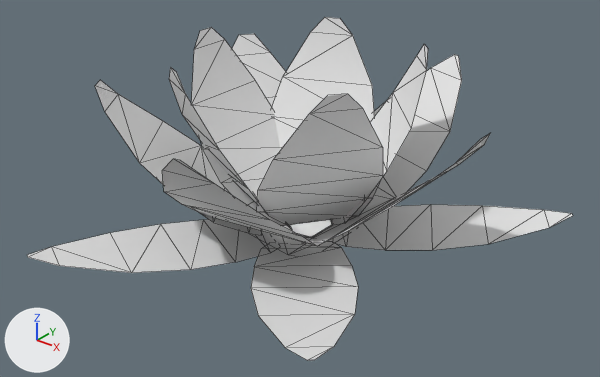
Before and after pictures for a commit that changed the OBJ model astro/3d_models/lily_pad_cluster/flower.obj.
Before and after are seen from a 50 mm lens placed at (3.46, -4.33, 3.0), pointed at (0.05, -0.06, 0.35). Every picture has the same lights, and +X, +Y and +Z are marked at lower left. The older version comes first. Mesh edges are drawn as thin lines. Where no turn or scale is listed for an object, it has been applied to the vertices.

Objects in the first picture: 'Plane.002_Plane.085'.
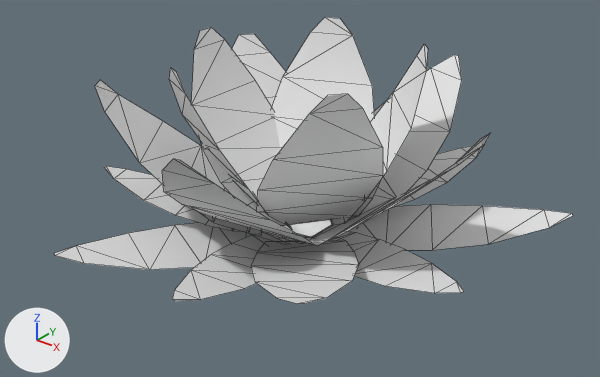
The newer file is also rescaled (x0.146) as a whole; pictures and numbers use the older file's frame.

Boxes (x1, y1, x2, y2) around the edits, measured in the pictures (600 x 377 px; the box of a moved part takes in the faces that stretch with it):
'Plane.002_Plane.085', reshaped (16% shorter)
    before: (27, 17, 573, 360)
    after: (54, 17, 573, 304)
part 1 of me_plane_002_plane_085, added
    after: (391, 145, 484, 208)
part 2 of me_plane_002_plane_085, added
    after: (105, 166, 240, 231)
part 3 of me_plane_002_plane_085, added
    after: (172, 232, 290, 301)
part 4 of me_plane_002_plane_085, added
    after: (334, 231, 463, 293)
part 5 of me_plane_002_plane_085, moved or reshaped
    before: (27, 219, 358, 360)
    after: (54, 223, 359, 304)

The change, as a diff of the scene's bpy script:
```diff
--- a/astro/3d_models/lily_pad_cluster/flower.obj.py
+++ b/astro/3d_models/lily_pad_cluster/flower.obj.py
@@ me_plane_002_plane_085 @@
 # verts and faces of me_plane_002_plane_085; kept vertices keep their numbers, new ones are numbered from 210
-me_plane_002_plane_085.from_pydata(...)  # 210 vertices, 180 faces; spans x -1.78..1.69, y -1.77..1.91, z 0.0..1.38
+me_plane_002_plane_085.from_pydata(...)  # 280 vertices, 240 faces; spans x -1.78..1.69, y -1.63..1.91, z 0.0..1.38
+# me_plane_002_plane_085 part 1: the loose piece of 14 vertices spanning x -0.64..0.19, y 0.19..1.91, z 0.0..0.22 is copied, and the copy is multiplied about its middle by the matrix ((0.593, 0.564, -0.053), (-0.566, 0.589, -0.066), (-0.008, 0.084, 0.816)), then moved by (0.63, -0.2, 0.08); it spans x -0.11..0.74, y 0.2..1.51, z 0.03..0.35
+# me_plane_002_plane_085 part 2: the loose piece of 14 vertices spanning x -0.92..0.1, y -1.77..-0.13, z 0.0..0.22 is copied, and the copy is multiplied about its middle by the matrix ((0.535, 0.473, 0.068), (-0.477, 0.533, 0.048), (-0.019, -0.081, 0.712)), then moved by (-0.35, 0.47, 0.08); it spans x -1.39..-0.21, y -0.73..-0.08, z 0.04..0.34
+# me_plane_002_plane_085 part 3: the loose piece of 14 vertices spanning x -0.92..0.1, y -1.77..-0.13, z 0.0..0.22 is copied, and the copy is turned 34.1 degrees about the z axis through its middle and scaled by 0.717, then moved by (0.59, 0.11, 0.01); it spans x -0.14..0.39, y -1.51..-0.28, z 0.04..0.2
+# me_plane_002_plane_085 part 4: a new loose piece of 14 vertices spanning x 0.27..1.54, y -0.45..0.12, z 0.03..0.19
+# me_plane_002_plane_085 part 5
+delete_faces([(6, 9, 8), (1, 13, 3), (6, 7, 9), (1, 12, 13)])
+verts[0] = (0.67, -0.25, 0.13)  # moved, pixel (354, 251)
+verts[1] = (0.47, -0.06, 0.06)  # moved, pixel (346, 241)
+verts[2] = (0.14, -0.66, 0.11)  # moved, pixel (256, 252)
+verts[3] = (0.02, -0.42, 0.05)  # moved, pixel (265, 241)
+verts[4] = (0.87, -0.49, 0.21)  # moved, pixel (358, 264)
+verts[5] = (0.32, -0.91, 0.2)  # moved, pixel (250, 265)
+verts[6] = (1.05, -0.81, 0.32)  # moved, pixel (352, 280)
+verts[7] = (0.58, -1.17, 0.3)  # moved, pixel (254, 281)
+verts[8] = (1.17, -1.23, 0.46)  # moved, pixel (326, 297)
+verts[9] = (0.95, -1.39, 0.45)  # moved, pixel (277, 298)
+verts[10] = (1.17, -1.43, 0.52)  # moved, pixel (304, 303)
+verts[11] = (1.14, -1.45, 0.52)  # moved, pixel (297, 303)
+verts[12] = (0.37, -0.02, 0.03)  # moved, pixel (337, 237)
+verts[13] = (0.0, -0.3, 0.02)  # moved
+verts[28] = (0.04, -0.67, 0.02)  # moved
+verts[29] = (0.12, -0.42, 0.0)  # moved
+verts[30] = (-0.53, -0.39, 0.02)  # moved
+verts[31] = (-0.37, -0.17, 0.0)  # moved
+verts[32] = (-0.08, -0.95, 0.05)  # moved
+verts[33] = (-0.67, -0.65, 0.05)  # moved, pixel (174, 225)
+verts[34] = (-0.29, -1.24, 0.09)  # moved, pixel (149, 269)
+verts[35] = (-0.79, -1.0, 0.09)  # moved, pixel (128, 233)
+verts[36] = (-0.6, -1.53, 0.16)  # moved, pixel (84, 263)
+verts[37] = (-0.83, -1.42, 0.16)  # moved, pixel (76, 245)
+verts[38] = (-0.77, -1.63, 0.2)  # moved, pixel (55, 255)
+verts[39] = (-0.8, -1.61, 0.2)  # moved, pixel (54, 253)
+verts[40] = (0.11, -0.31, 0.0)  # moved
+verts[41] = (-0.28, -0.11, 0.0)  # moved
+faces += [(6, 7, 8), (3, 12, 13), (7, 9, 8), (1, 12, 3)]
+# other edits to the shape of me_plane_002_plane_085 do not show in these pictures
```
